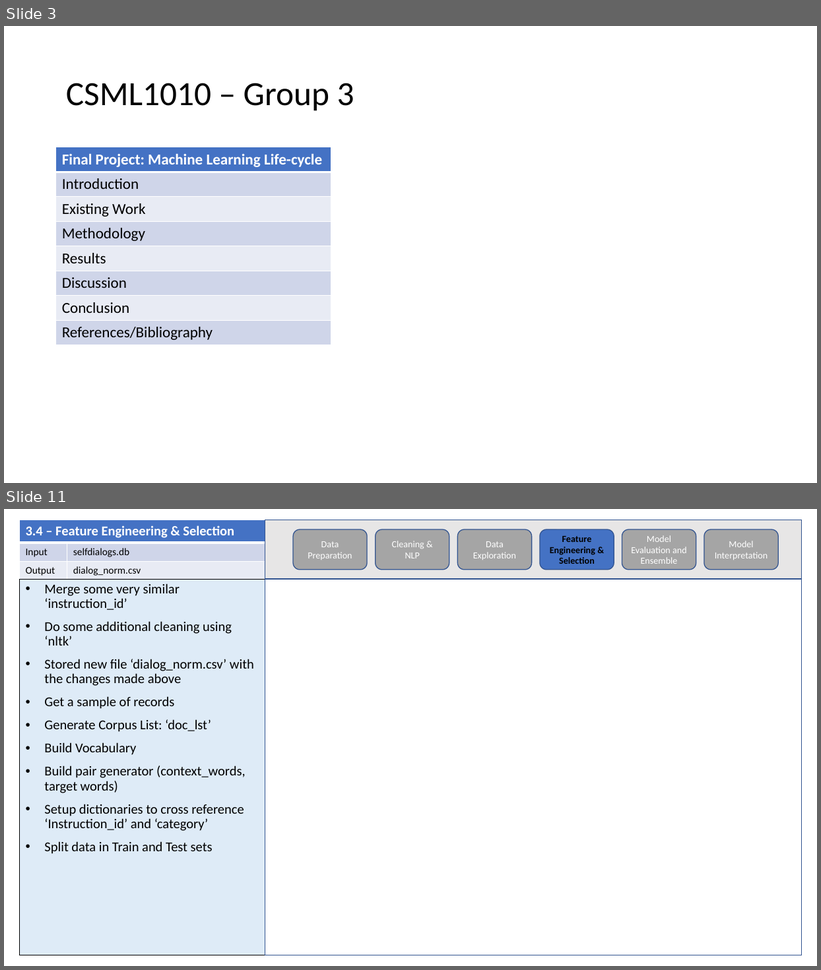
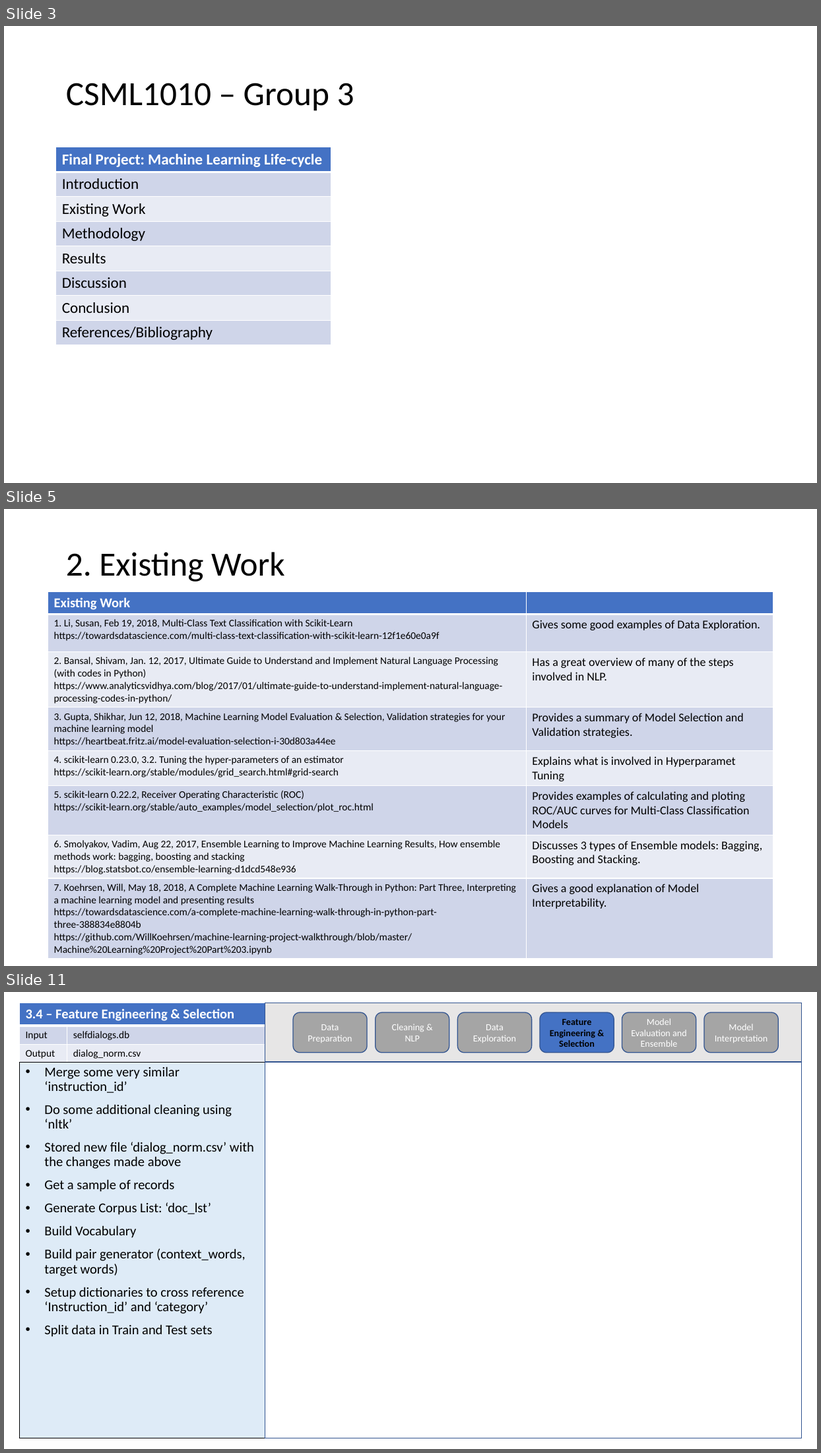
Before and after one commit to CSML1010-3-2020/NLPCourseProject, a slide deck: Final_Project.pptx. Shown one above the other, each under a label of ours: slides 3 and 11 before the commit, slides 3, 5 and 11 after it; the slides between them are not shown. The pictures are 821x970 and 821x1453 pixels, drawn with LibreOffice and Linux fonts; fonts in the diff are those of the drawing. Boxes give left, top, right and bottom in pixels: in the first picture for what was removed or moved away, otherwise in the second. Text is boxed around its words. In the diff, an @@ line names an element or a change of style, - is before the commit and + after.

```diff
--- a/Final_Project.pptx
+++ b/Final_Project.pptx
@@ slide 5 added at bbox=[4, 509, 817, 966], background #FFFFFF @@
@@ title added at bbox=[66, 552, 285, 582], 40 pt, text #000000 @@
+2. Existing Work
@@ table added at bbox=[48, 591, 773, 958], 8 rows, 2 columns @@
+Existing Work | 
+1. Li, Susan, Feb 19, 2018, Multi-Class Text Classification with Scikit-Learn / https://towardsdatascience.com/multi-class-text-classification-with-scikit-learn-12f1e60e0a9f | Gives some good examples of Data Exploration.
+2. Bansal, Shivam, Jan. 12, 2017, Ultimate Guide to Understand and Implement Natural Language Processing (with codes in Python) / https://www.analyticsvidhya.com/blog/2017/01/ultimate-guide-to-understand-implement-natural-language-processing-codes-in-python/ | Has a great overview of many of the steps involved in NLP.
+3. Gupta, Shikhar, Jun 12, 2018, Machine Learning Model Evaluation & Selection, Validation strategies for your machine learning model / https://heartbeat.fritz.ai/model-evaluation-selection-i-30d803a44ee | Provides a summary of Model Selection and Validation strategies.
+4. scikit-learn 0.23.0, 3.2. Tuning the hyper-parameters of an estimator / https://scikit-learn.org/stable/modules/grid_search.html#grid-search | Explains what is involved in Hyperparamet Tuning
+5. scikit-learn 0.22.2, Receiver Operating Characteristic (ROC) / https://scikit-learn.org/stable/auto_examples/model_selection/plot_roc.html | Provides examples of calculating and ploting ROC/AUC curves for Multi-Class Classification Models
+6. Smolyakov, Vadim, Aug 22, 2017, Ensemble Learning to Improve Machine Learning Results, How ensemble methods work: bagging, boosting and stacking / https://blog.statsbot.co/ensemble-learning-d1dcd548e936 | Discusses 3 types of Ensemble models: Bagging, Boosting and Stacking.
+7. Koehrsen, Will, May 18, 2018, A Complete Machine Learning Walk-Through in Python: Part Three, Interpreting a machine learning model and presenting results / https://towardsdatascience.com/a-complete-machine-learning-walk-through-in-python-part-three-388834e8804b / https://github.com/WillKoehrsen/machine-learning-project-walkthrough/blob/master/Machine%20Learning%20Project%20Part%203.ipynb | Gives a good explanation of Model Interpretability.
```
Also in this commit, not shown: 9 slides changed, 6 other slides added, 1 slide removed.
